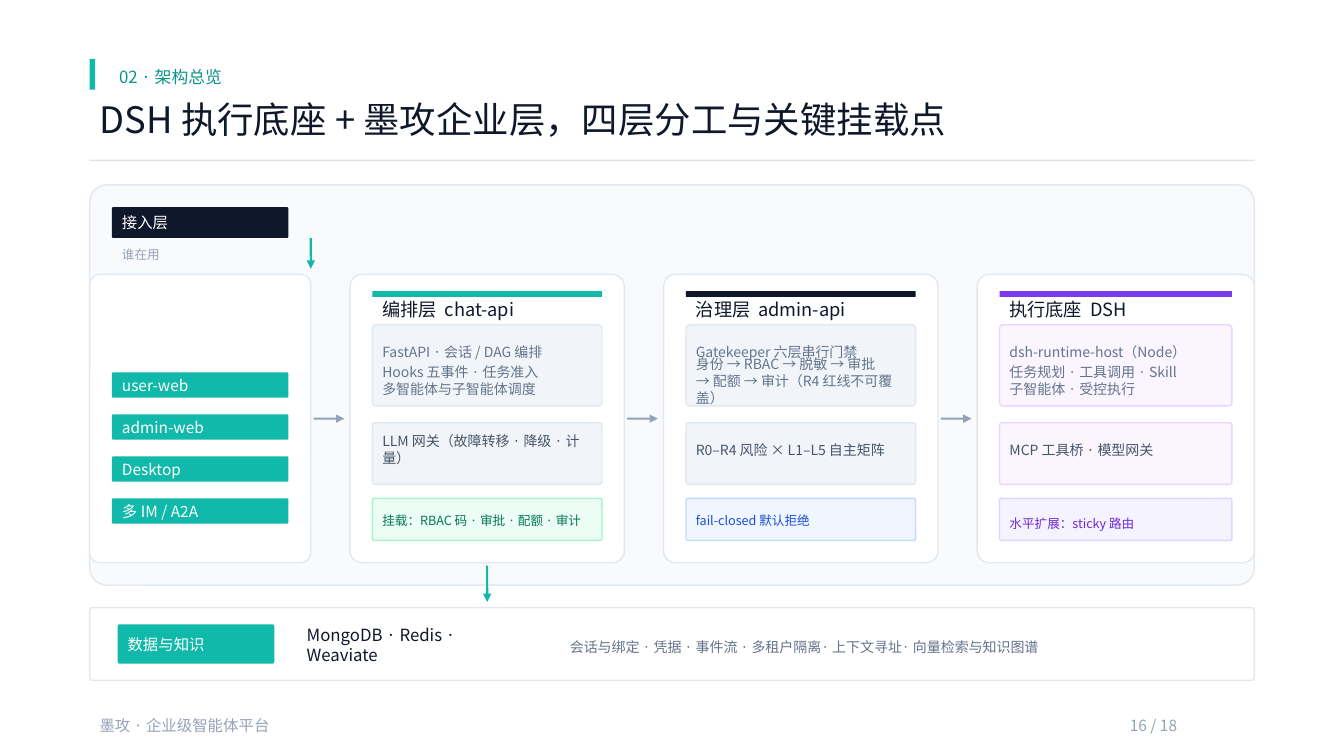
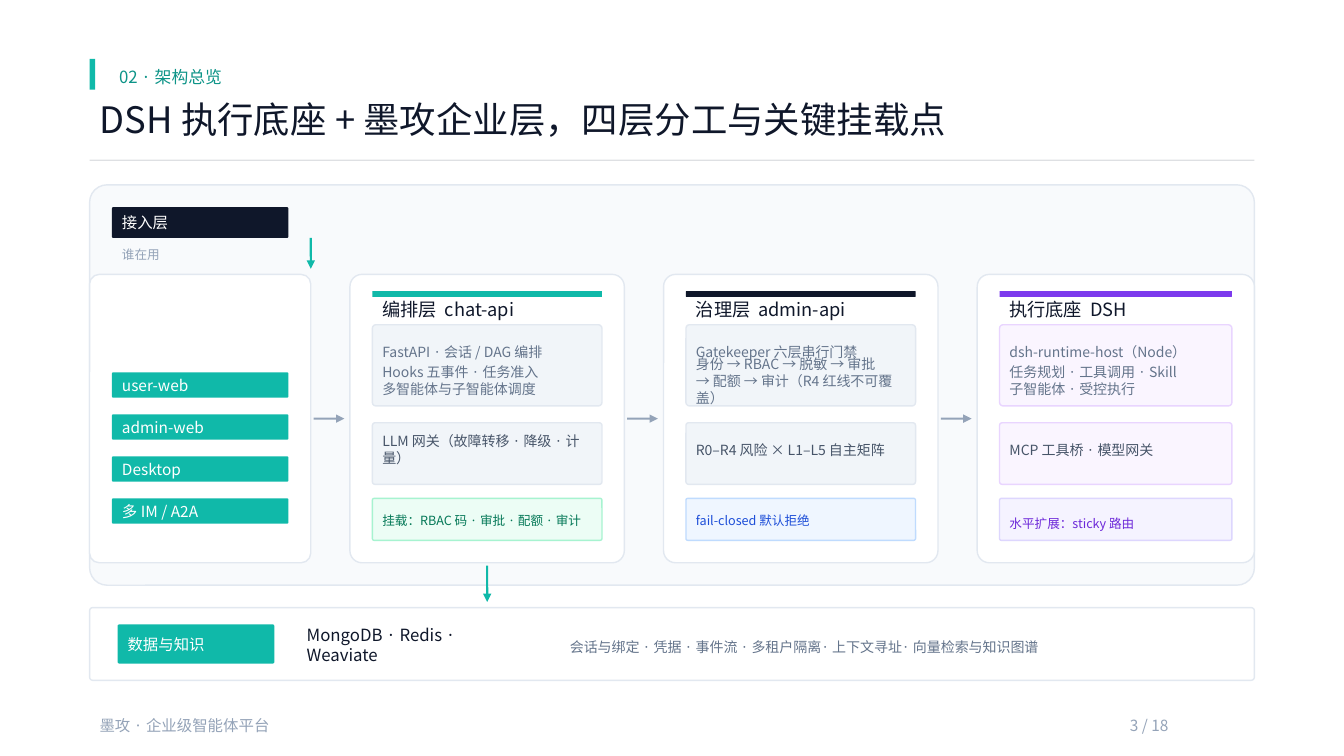
Before and after one commit to cooper2006/mogo, a slide deck: slide 3 of docs/intro-v4.pptx. Drawn at 1344x756 pixels with LibreOffice and Linux fonts; fonts in the diff are those of the drawing. Boxes give left, top, right and bottom in pixels: in the first picture for what was removed or moved away, otherwise in the second. Text is boxed around its words. In the diff, an @@ line names an element or a change of style, - is before the commit and + after.

Commit message:
docs: 按最近提交刷新 README 与 intro-v4.pptx
## 依据
v0.2.1 已发布、022–026 质量加固特性（26 specs / tasks 852 项）、ARM 回归
3469 项 0 失败（chat-api 2583 / admin-api 863 / document-parser 23）、TLS 默认。

## README（中英同步）
修正服务数口径——这是本轮查出的实质错误，三处文档三个数都不一样（英文 13、
中文「多服务」、PPT 12）。实际口径：compose 有 16 个服务定义，但
`dsh-runtime-host` 带 `profiles: [single-host]`（默认不部署）、`bootstrap` 是
一次性引导且已退出 → **默认运行 14 个服务**（`docker ps` 实测 14 个容器）。
现统一改为 14。

## intro-v4.pptx（18 页 / 29 处）
- 封面 `2026-10 ·` → `2026-10-13 · v0.2.1 已发布`
- 第 4/5 页 「一键 12 服务」→ 14 服务
- 第 6 页 `specs / 21 个特性（17 份 tasks.md / 354 项）` → 26 / 26 / 852
- 第 7 页 Spec 清单：标题与三项计数同步改；「003–006 不补 tasks.md」改为
  「已于 2026-10-11 补齐（141 项）」；落地审计框补 022–026（覆盖 QF 审计
  283 项 P0/P1）
- 第 13 页测试基线 `2229/433` → 3469 项（2026-10-12 回归）
- **全 18 页页码重编**：原有 15 页页码与物理顺序不符（第 3 页印 16/18、
  第 7 页印 12/18、第 14 页印 17/18……），按真实序号重排

## 方法与验证
zipfile 直接改 `ppt/slides/slideN.xml` 的 `<a:t>` 节点，按完整字符串逐条匹配
（先 XML 转义再匹配）以避免 run 切分漏改；非 slide 条目原样字节拷贝。
29 处替换零未命中；`testzip()` 校验压缩包完好（135 条目）；18 页页码全部等于
物理序号；10 项新内容逐一命中；旧值（12 服务 / 21 个特性 / 354 项 / 2229 /
不补 tasks.md）零残留。原文件备份在 /tmp/intro-v4.backup.pptx。

```diff
--- a/docs/intro-v4.pptx
+++ b/docs/intro-v4.pptx
@@ text at <box>1130,719,1168,731</box>: text changed @@
-16 / 18
+3 / 18
```
Also in this commit, not shown: 15 other slides changed, 2 other files.
